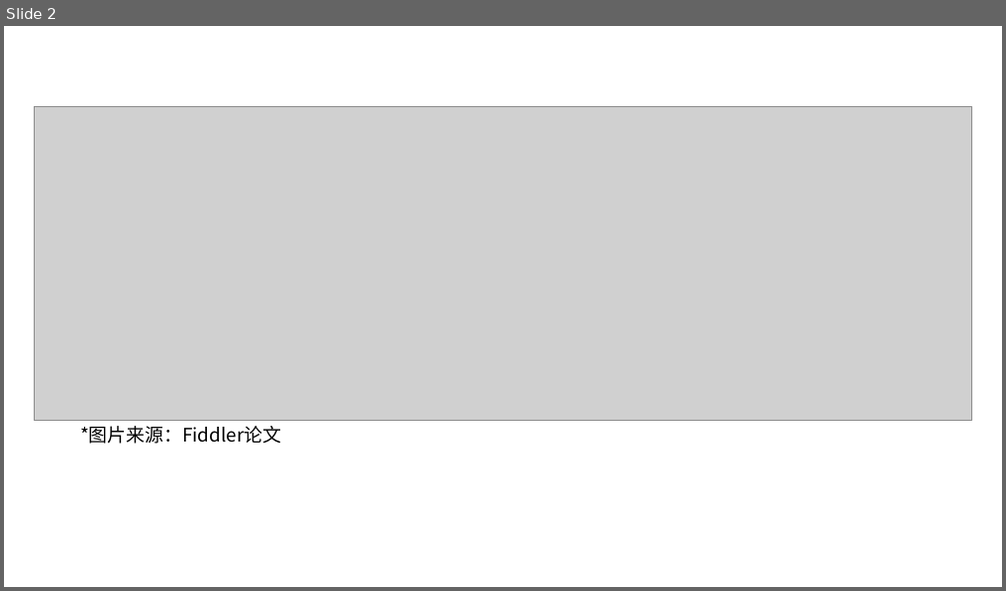
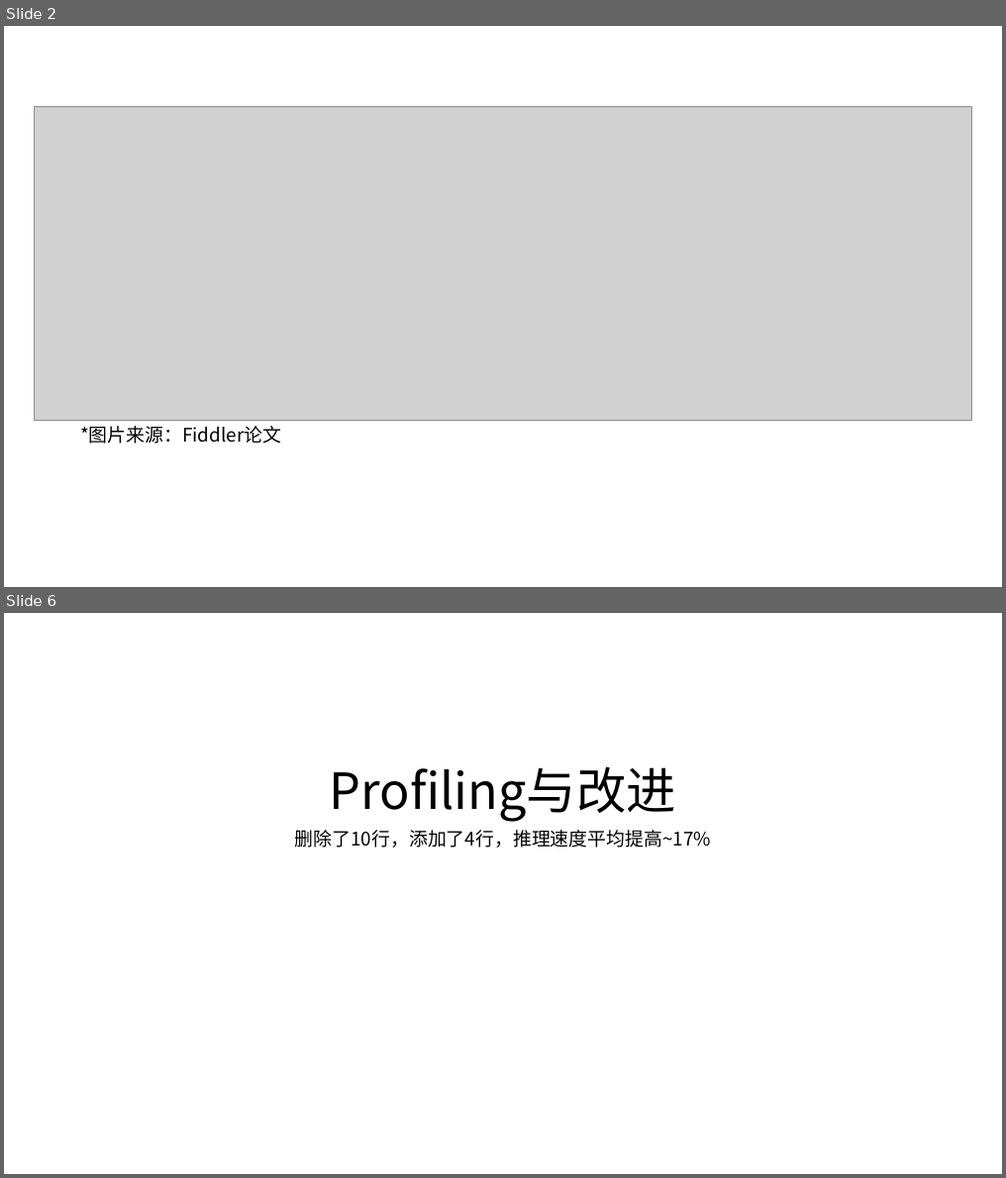
Before and after one commit to yyj6666667/fiddler, a slide deck: CPU.pptx. Shown one above the other, each under a label of ours: slide 2 before the commit, slides 2 and 6 after it; the slides between them are not shown. The pictures are 1006x591 and 1006x1178 pixels, drawn with LibreOffice and Linux fonts; fonts in the diff are those of the drawing; grey boxes stand for pictures. Boxes give left, top, right and bottom in pixels: in the first picture for what was removed or moved away, otherwise in the second. Text is boxed around its words. In the diff, an @@ line names an element or a change of style, - is before the commit and + after.

```diff
--- a/CPU.pptx
+++ b/CPU.pptx
@@ slide 6 added at box(4, 613, 1002, 1174), background #FFFFFF @@
@@ text added at box(295, 766, 711, 848), 18 pt, text #000000 @@
+Profiling与改进
+删除了10行，添加了4行，推理速度平均提高~17%
```
Also in this commit, not shown: 5 slides changed, 5 other slides added, 1 slide removed, 1 other file.
